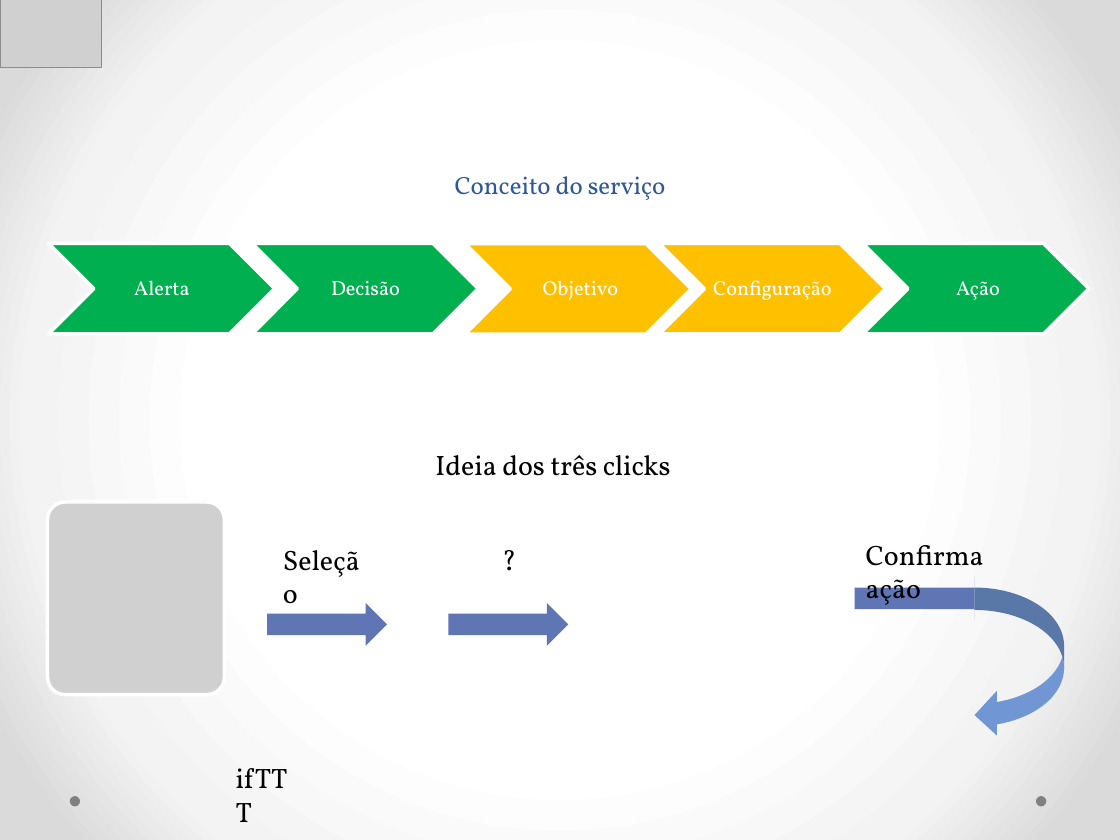
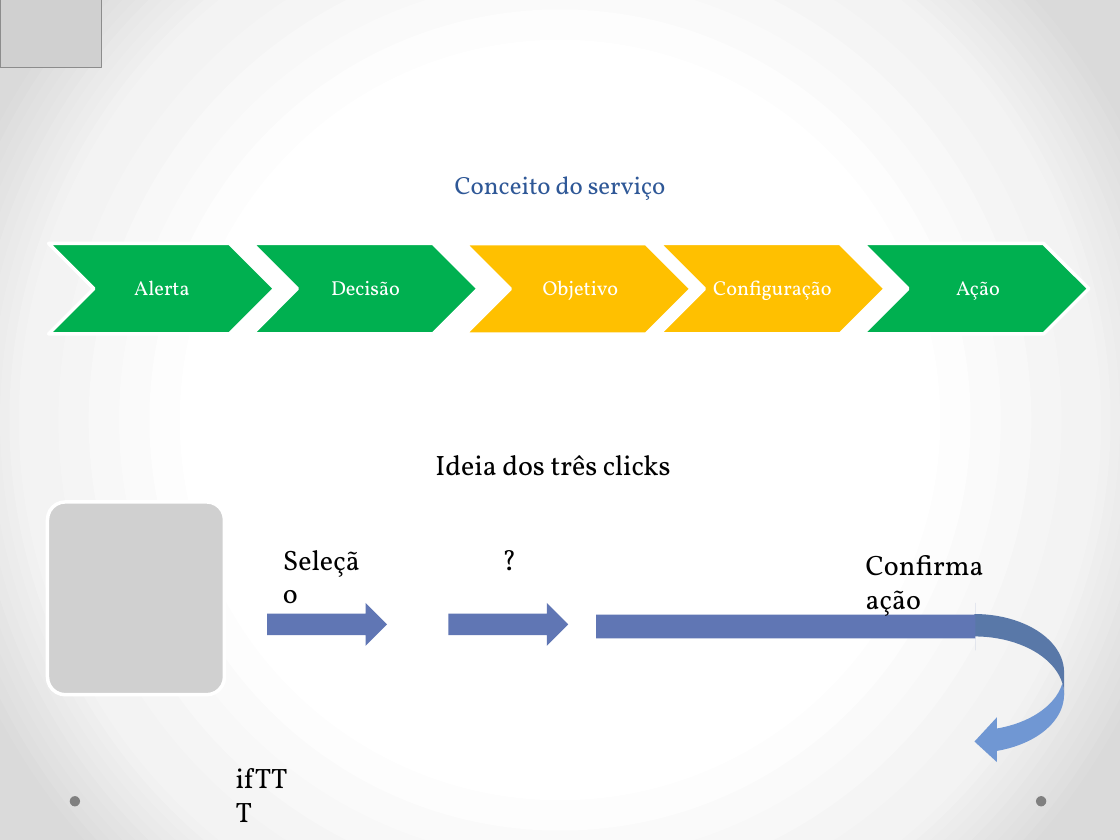
Before and after one commit to Neimarmg/TCC, a slide deck: slide 7 of Ppt-Final.pptx. Drawn at 1120x840 pixels with LibreOffice and Linux fonts; fonts in the diff are those of the drawing; grey boxes stand for pictures. Boxes give left, top, right and bottom in pixels: in the first picture for what was removed or moved away, otherwise in the second. Text is boxed around its words. In the diff, an @@ line names an element or a change of style, - is before the commit and + after.

```diff
--- a/Ppt-Final.pptx
+++ b/Ppt-Final.pptx
@@ text "Confirma ação": place and size @@
-text "Confirma ação" at <box>866,545,984,611</box>
+text "Confirma ação" at <box>866,555,984,622</box>
@@ right arrow: place and size @@
-right arrow at <box>855,577,974,619</box>
+right arrow at <box>596,603,976,650</box>
@@ curved left arrow: place and size @@
-curved left arrow at <box>974,588,1064,738</box>
+curved left arrow at <box>974,614,1064,764</box>
```
Also in this commit, not shown: 2 other slides changed.
